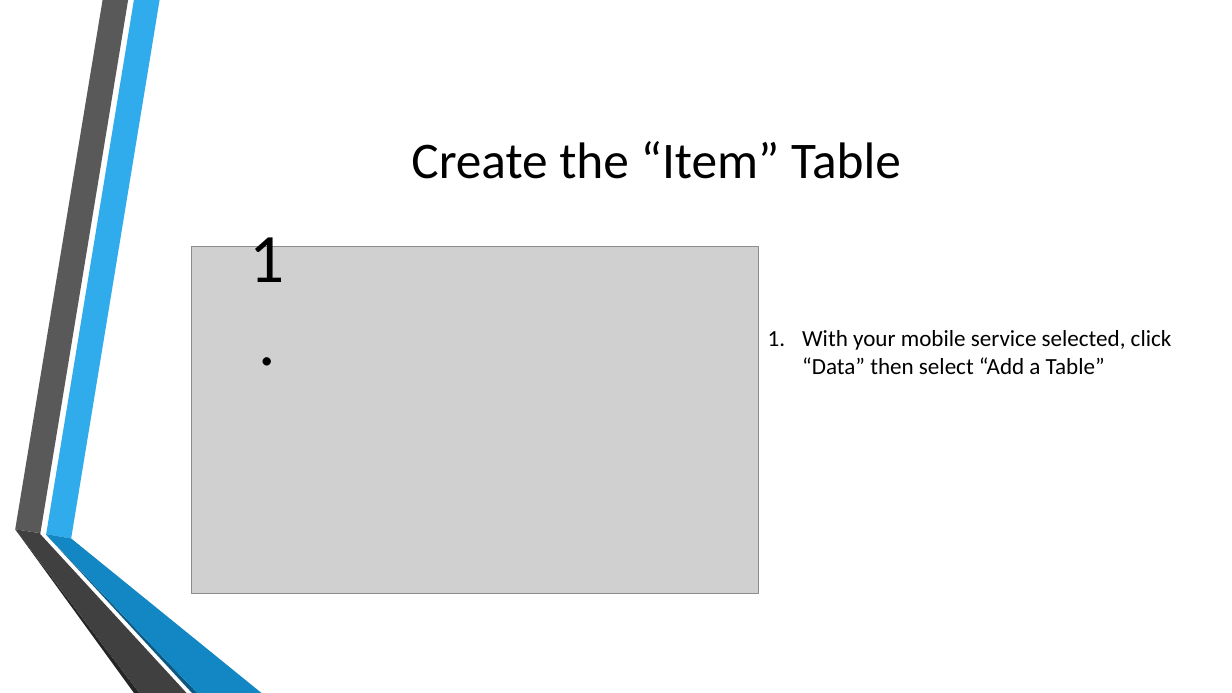
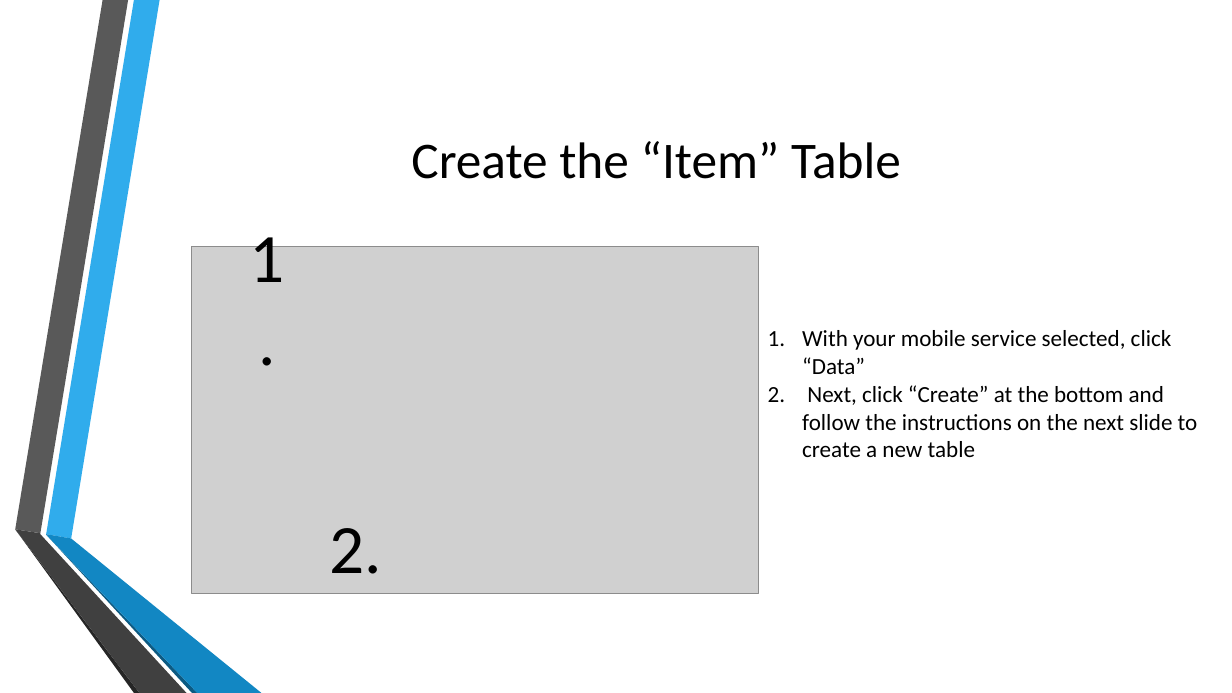
Before and after one commit to toolboc/XPlatformCloudKit, a slide deck: slide 16 of XPlatformCloudkit.pptx. Drawn at 1232x693 pixels with LibreOffice and Linux fonts; fonts in the diff are those of the drawing; grey boxes stand for pictures; background and template pictures are left out. Boxes give left, top, right and bottom in pixels: in the first picture for what was removed or moved away, otherwise in the second. Text is boxed around its words. In the diff, an @@ line names an element or a change of style, - is before the commit and + after.

Commit message:
Updated Slides

```diff
--- a/XPlatformCloudkit.pptx
+++ b/XPlatformCloudkit.pptx
@@ text at bbox=[802, 330, 1198, 457]: text changed @@
-1. With your mobile service selected, click “Data” then select “Add a Table”
+1. With your mobile service selected, click “Data”
+2. Next, click “Create” at the bottom and follow the instructions on the next slide to create a new table
@@ text added at bbox=[329, 528, 382, 574], 54 pt, text #000000 @@
+2.
```
